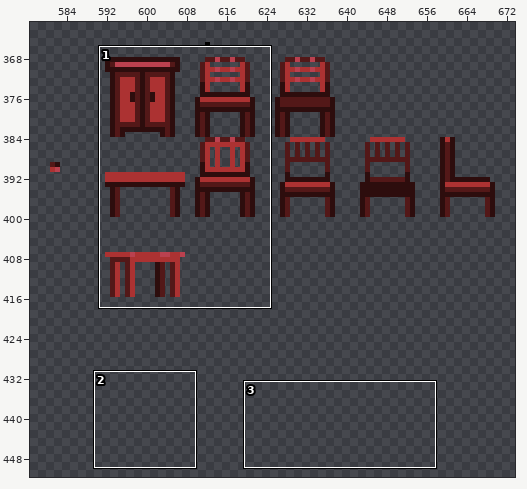
File history of a pixel-art file, barcapixelart/Nabitek.aseprite. The picture above shows the old version from afar; the outline marks the close-up.
Close-up. As it was:
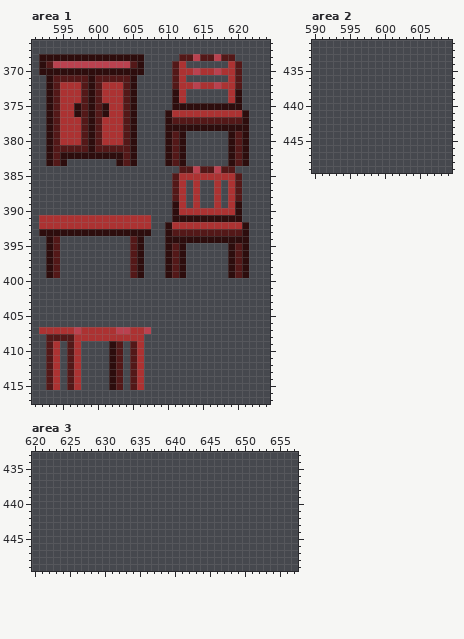
1282x759 pixels, 1 frame. Shown: area 1: x 591..624, y 366..417; area 2: x 590..609, y 431..449; area 3: x 620..657, y 433..449. The wide view leaves out empty margins. The commit also changed other parts of the picture, which this record leaves out.
The same view after the edit:
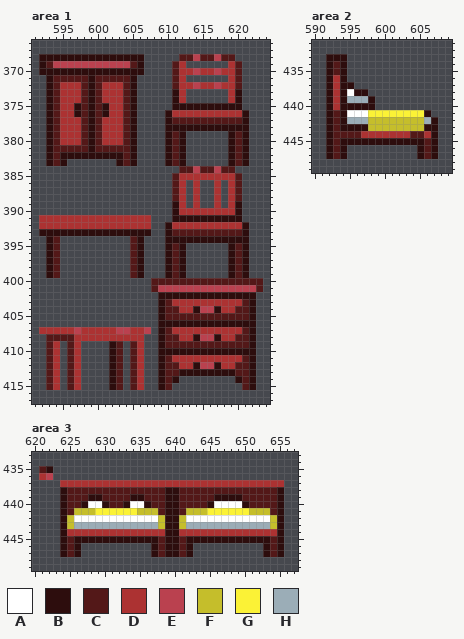
Palette (. is transparent): A #ffffff  B #2d0d0d  C #531818  D #ac3232  E #ba414f  F #c5be2b  G #fbf236  H #9badb7
Difference:
Changed rows in their new state; - is an unchanged pixel.
Area 1:
first column x 608:
400 CCCCCCCCCCCCCCCC
401 CEEEEEEEEEEEEEEC
402 -BBBBBBBBBBBBBB-
403 -BCDDDDDDDDDDCB-
404 -BCCDDBEEBDDCCB-
405 -BCCCCCCCCCCCCB-
406 -BBBBBBBBBBBBBB-
407 -BCDDDDDDDDDDCB-
408 -BCCDDBEEBDDCCB-
409 -BCCCCCCCCCCCCB-
410 -BBBBBBBBBBBBBB-
411 -BCDDDDDDDDDDCB-
412 -BCCDDBEEBDDCCB-
413 -BCCBBBBBBBBCCB-
414 -BCB--------BCB-
415 -BC----------CB-
Area 2:
first column x 592:
433 BBB-------------
434 BCB-------------
435 BCB-------------
436 BDB-------------
437 BDBB------------
438 BDBABB----------
439 BDBHHHB---------
440 BDBBBBB---------
441 BCBAAAGGGGGGGGB-
442 BCBHHHFFFFFFFFHB
443 BCBBBBFFFFFFFFBB
444 BCCCCDDDDDDDCCDB
445 BCBBBBBBBBBBBBCB
446 BCB----------BCB
447 BCB----------BCB
Area 3:
first column x 621:
435 CB---------------------------------
436 DE---------------------------------
437 ---DDDDDDDDDDDDDDDDDDDDDDDDDDDDDDDD
438 ---BCCCCCCCCCCCCCCBBCCCCCCCCCCCCCCB
439 ---BCCCBBCCCCBBCCCBBCCCCCBBBBCCCCCB
440 ---BCCBAABCCBAABCCBBCCCCBAAAABCCCCB
441 ---BCFFFGGGGGGFFFCBBCFFFGGGGGGFFFCB
442 ---BFAAAAAAAAAAAAFBBFAAAAAAAAAAAAFB
443 ---BFHHHHHHHHHHHHFBBFHHHHHHHHHHHHFB
444 ---BDDDDDDDDDDDDDDBBDDDDDDDDDDDDDDB
445 ---BCBBBBBBBBBBBBCBBCBBBBBBBBBBBBCB
446 ---BCB----------BCBBCB----------BCB
447 ---BCB----------BCBBCB----------BCB
